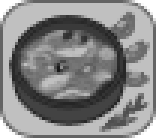
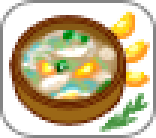
Layered file, before and after one edit (156×138). Changes by layer:
pixels changed over box(0, 0, 156, 138) (layer not identified)
